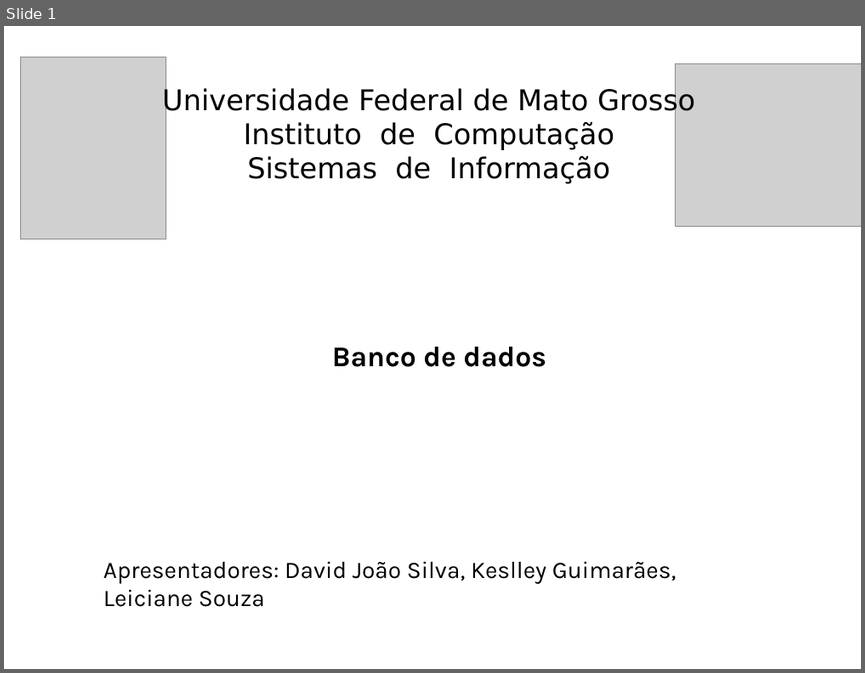
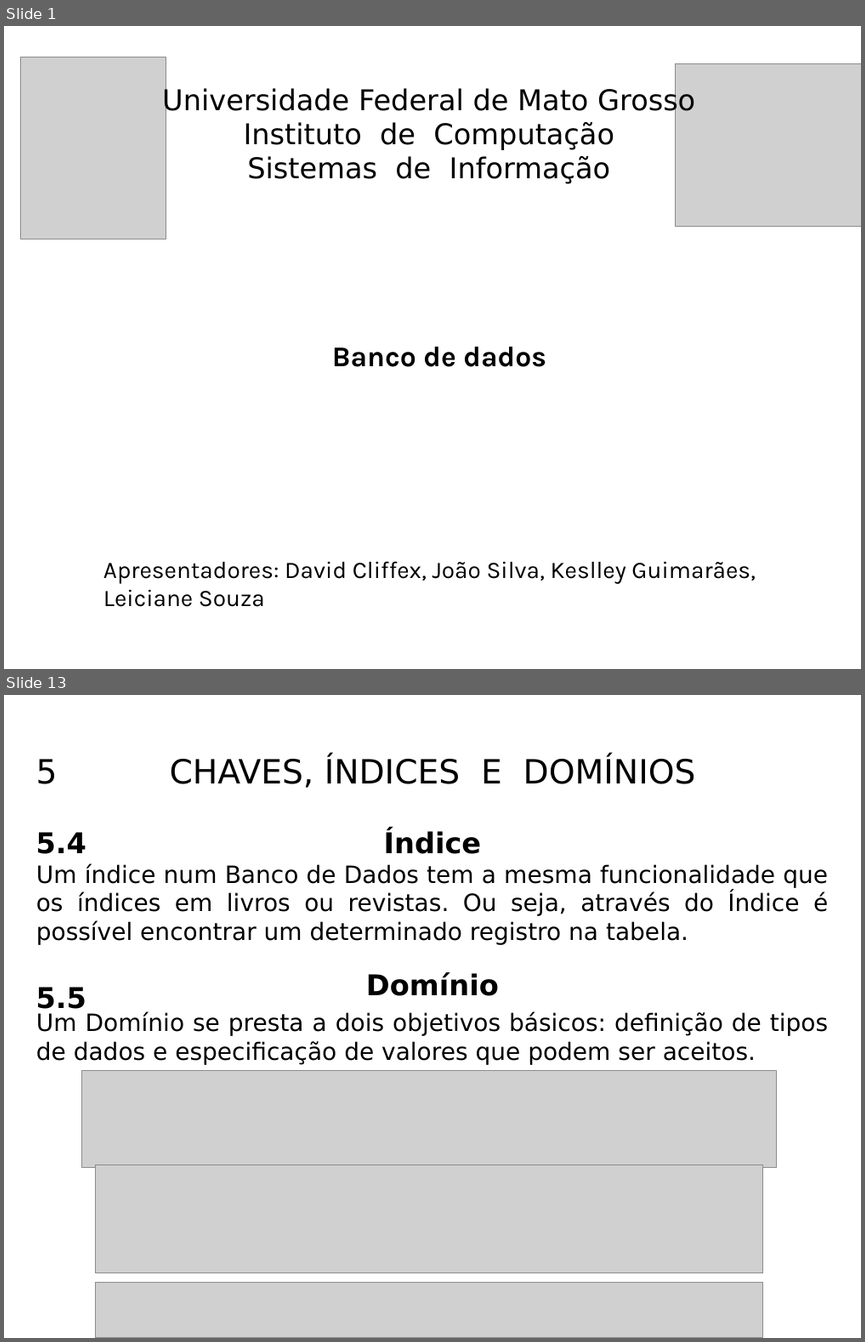
Before and after one commit to KeslleyWillian/Faculdade, a slide deck: 1-semestre/Fundamentos-da-computacao/Banco_de_dados.pptx. Shown one above the other, each under a label of ours: slide 1 before the commit, slides 1 and 13 after it; the slides between them are not shown. The pictures are 865x673 and 865x1342 pixels, drawn with LibreOffice and Linux fonts; fonts in the diff are those of the drawing; grey boxes stand for pictures. Boxes give left, top, right and bottom in pixels: in the first picture for what was removed or moved away, otherwise in the second. Text is boxed around its words. In the diff, an @@ line names an element or a change of style, - is before the commit and + after.

```diff
--- a/1-semestre/Fundamentos-da-computacao/Banco_de_dados.pptx
+++ b/1-semestre/Fundamentos-da-computacao/Banco_de_dados.pptx
@@ slide 13 added at (4, 695, 861, 1338), background #FFFFFF @@
@@ text added at (36, 759, 58, 784), 28 pt, text #000000 @@
+5
@@ text added at (170, 756, 696, 788), 28 pt, text #000000 @@
+CHAVES, ÍNDICES E DOMÍNIOS
@@ text added at (36, 832, 86, 854), 24 pt, text #000000, bold @@
+5.4
@@ text added at (384, 829, 482, 854), 24 pt, text #000000, bold @@
+Índice
@@ text added at (36, 863, 828, 945), 20 pt, text #000000 @@
+Um índice num Banco de Dados tem a mesma funcionalidade que os índices em livros ou revistas. Ou seja, através do Índice é possível encontrar um determinado registro na tabela.
@@ text added at (366, 972, 499, 996), 24 pt, text #000000, bold @@
+Domínio
@@ text added at (36, 987, 86, 1015), 24 pt, text #000000, bold @@
+5.5
@@ text added at (36, 1012, 828, 1065), 20 pt, text #000000 @@
+Um Domínio se presta a dois objetivos básicos: definição de tipos de dados e especificação de valores que podem ser aceitos.
@@ picture added at (82, 1071, 777, 1167) @@
@@ picture added at (95, 1164, 763, 1272) @@
@@ picture added at (95, 1281, 763, 1338) @@
@@ slide 1 changed as well @@
@@ text at (103, 561, 755, 607): text changed @@
-Apresentadores: David João Silva, Keslley Guimarães, Leiciane Souza
+Apresentadores: David Cliffex, João Silva, Keslley Guimarães, Leiciane Souza
```
Also in this commit, not shown: 4 other slides changed, 14 other slides added, 6 slides removed, 20 other files.
